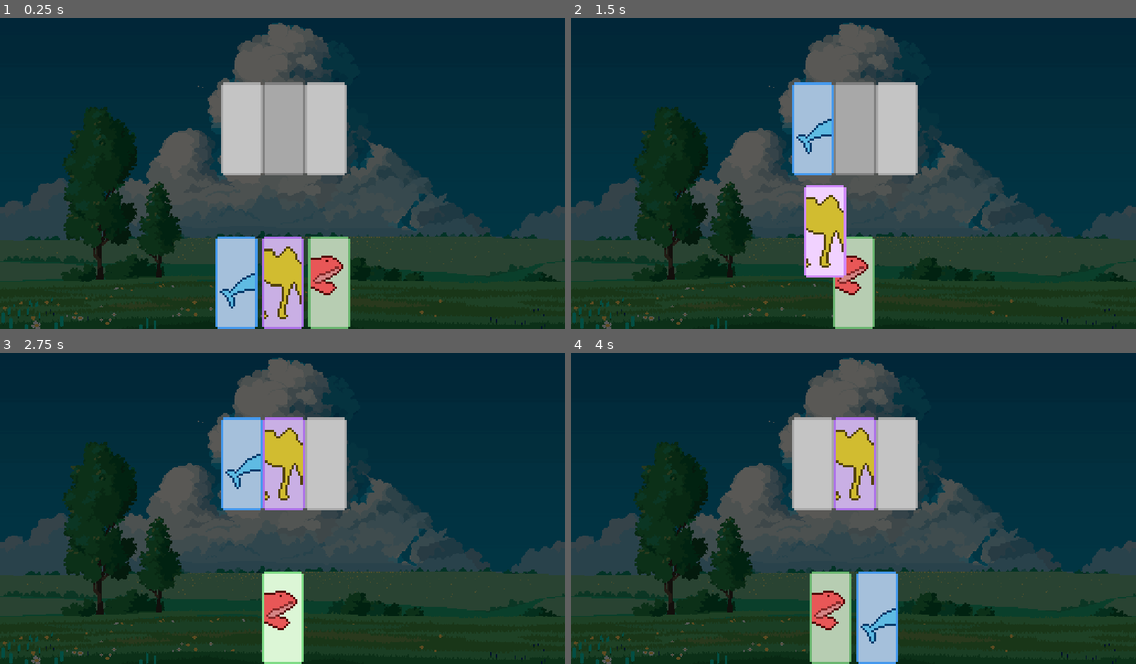
Above: before the commit, frames 1-4 (two rows, left to right).
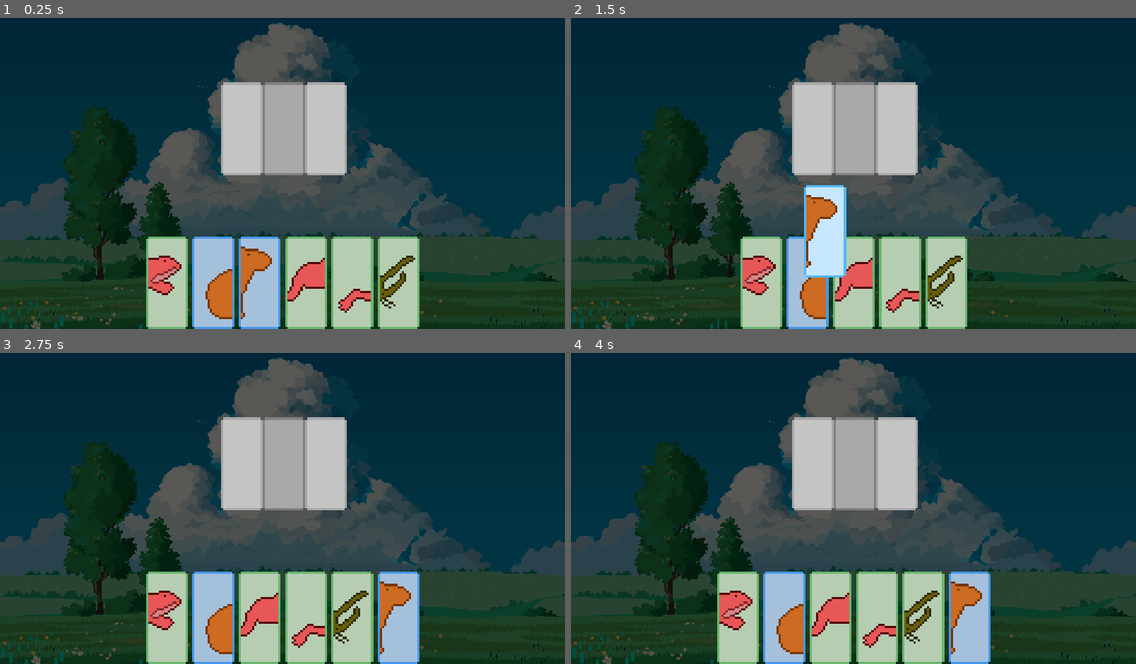
Above: after the commit, the same moments.

Repository: brianyyang/critteria
Game: Godot game, scene res://scenes/contest/contest.tscn
Two runs of this game, one before a commit and one after it. Both use one fixed random seed, a clock stepped at 60 frames per second and the inputs below.
Inputs (mouse positions are in pixels of both pictures, inside the frame that each line leads up to):
- Up to frame 1 (0.25 s): no input
- Up to frame 2 (1.5 s): tap Enter at 0.5 s; drag from (808, 282) to (813, 129) at 0.52 s; tap Space at 1.25 s; drag from (830, 282) to (813, 129) at 1.27 s
- Up to frame 3 (2.75 s): move the mouse to (282, 617) at 2.02 s; hold Right mouse button (right_mouse) from 2.03 s (still down); click (282, 617) at 2.3 s
- Up to frame 4 (4 s): release Right mouse button (right_mouse) at 2.75 s; tap Enter at 2.75 s; drag from (813, 464) to (684, 458) at 2.77 s; drag from (853, 464) to (881, 505) at 3.52 s

The runs differ from the first frame. In frame 1, 12% of the frame differs, in the area x 25-75%, y 70-100%; in frame 2, 13%; in frame 3, 18%, in the area x 25-75%, y 20-100%; in frame 4, 14%.

Commit message:
Implement part swapping and card pile resource

Diff:
--- a/resources/animals/animal.gd
+++ b/resources/animals/animal.gd
@@ -14,8 +14,9 @@
 }
 
 @export var animal_type: Type
+@export var rarity: Rarity
+@export_group("Stats")
 @export var power: int
 @export var speed: int
 @export var endurance: int
 @export var swim: int
-@export var rarity: Rarity
--- a/resources/animals/beetle.tres
+++ b/resources/animals/beetle.tres
@@ -5,6 +5,7 @@
 [resource]
 script = ExtResource("1_kpsql")
 animal_type = 2
+rarity = 0
 power = 2
 speed = -1
 endurance = 1
--- /dev/null
+++ b/resources/card_pile/card_pile.gd
@@ -0,0 +1,31 @@
+class_name CardPile
+extends Resource
+
+signal card_pile_size_changed(new_pile_size: int)
+
+@export var cards: Array[AnimalPart] = []
+
+func is_empty() -> bool:
+	return cards.is_empty()
+
+func draw_card() -> AnimalPart:
+	var card = cards.pop_front()
+	card_pile_size_changed.emit(cards.size())
+	return card
+
+func add_card(card: AnimalPart) -> void:
+	cards.append(card)
+	card_pile_size_changed.emit(cards.size())
+
+func shuffle() -> void:
+	cards.shuffle()
+
+func clear() -> void:
+	cards.clear()
+	card_pile_size_changed.emit(0)
+
+func _to_string() -> String:
+	var _card_strings: PackedStringArray = []
+	for i in range(cards.size()):
+		_card_strings.append("%s: %s" % [i + 1, cards[i].id])
+	return "\n".join(_card_strings)
--- /dev/null
+++ b/resources/card_pile/starting_deck.tres
@@ -0,0 +1,18 @@
+[gd_resource type="Resource" script_class="CardPile" load_steps=12 format=3 uid="uid://ti2ppfpyxicj"]
+
+[ext_resource type="Script" uid="uid://b0dry3sjhfi2" path="res://resources/animals/parts/animal_part.gd" id="1_7wumh"]
+[ext_resource type="Resource" uid="uid://oicawx1d0bxf" path="res://resources/animals/parts/beetle_head.tres" id="2_so8hc"]
+[ext_resource type="Resource" uid="uid://cwrxnyqxvbmph" path="res://resources/animals/parts/beetle_lower.tres" id="3_cavyf"]
+[ext_resource type="Resource" uid="uid://bqe2mohl61haf" path="res://resources/animals/parts/beetle_torso.tres" id="4_gwa4k"]
+[ext_resource type="Resource" uid="uid://ddop764tb24l1" path="res://resources/animals/parts/capybara_head.tres" id="5_hvm0r"]
+[ext_resource type="Resource" uid="uid://d0md7nfqvy36i" path="res://resources/animals/parts/capybara_lower.tres" id="6_jeu7l"]
+[ext_resource type="Resource" uid="uid://d07b1vabbmpc8" path="res://resources/animals/parts/capybara_torso.tres" id="7_gffq4"]
+[ext_resource type="Resource" uid="uid://cis3yao0x75gb" path="res://resources/animals/parts/frog_head.tres" id="8_mi6kj"]
+[ext_resource type="Resource" uid="uid://d4a3v7exxhy45" path="res://resources/animals/parts/frog_lower.tres" id="9_ryls1"]
+[ext_resource type="Resource" uid="uid://6qadxi7ohg25" path="res://resources/animals/parts/frog_torso.tres" id="10_4pvrb"]
+[ext_resource type="Script" uid="uid://b8h2tjxlud6o7" path="res://resources/card_pile/card_pile.gd" id="11_3o765"]
+
+[resource]
+script = ExtResource("11_3o765")
+cards = Array[ExtResource("1_7wumh")]([ExtResource("2_so8hc"), ExtResource("3_cavyf"), ExtResource("4_gwa4k"), ExtResource("5_hvm0r"), ExtResource("6_jeu7l"), ExtResource("7_gffq4"), ExtResource("8_mi6kj"), ExtResource("9_ryls1"), ExtResource("10_4pvrb")])
+metadata/_custom_type_script = "uid://b8h2tjxlud6o7"
--- a/scenes/contest/contest.tscn
+++ b/scenes/contest/contest.tscn
@@ -1,12 +1,15 @@
-[gd_scene load_steps=8 format=3 uid="uid://cw31bqkdsxw7u"]
+[gd_scene load_steps=11 format=3 uid="uid://cw31bqkdsxw7u"]
 
 [ext_resource type="Texture2D" uid="uid://bpigqxmdjkhk5" path="res://assets/backgrounds/nature_5/orig.png" id="1_bo2eo"]
 [ext_resource type="PackedScene" uid="uid://dc2nw2w335ql" path="res://scenes/card/body_part_ui.tscn" id="2_rqxsh"]
-[ext_resource type="Resource" uid="uid://c5ty6itlg8hf3" path="res://resources/animals/parts/dolphin_lower.tres" id="3_mpf2u"]
 [ext_resource type="Script" uid="uid://cfw4ywbh3agh2" path="res://scripts/hand.gd" id="3_ofswt"]
-[ext_resource type="Resource" uid="uid://cy82lmofif0ao" path="res://resources/animals/parts/camel_torso.tres" id="4_4vqkc"]
 [ext_resource type="Resource" uid="uid://cis3yao0x75gb" path="res://resources/animals/parts/frog_head.tres" id="4_ok10d"]
+[ext_resource type="Resource" uid="uid://d07b1vabbmpc8" path="res://resources/animals/parts/capybara_torso.tres" id="6_0c21u"]
 [ext_resource type="PackedScene" uid="uid://c4lwvrgypfgym" path="res://scenes/card/animal_combo.tscn" id="6_4vqkc"]
+[ext_resource type="Resource" uid="uid://ddop764tb24l1" path="res://resources/animals/parts/capybara_head.tres" id="7_vwaq6"]
+[ext_resource type="Resource" uid="uid://6qadxi7ohg25" path="res://resources/animals/parts/frog_torso.tres" id="8_0c21u"]
+[ext_resource type="Resource" uid="uid://d4a3v7exxhy45" path="res://resources/animals/parts/frog_lower.tres" id="9_njt0i"]
+[ext_resource type="Resource" uid="uid://oicawx1d0bxf" path="res://resources/animals/parts/beetle_head.tres" id="10_8k85i"]
 
 [node name="Contest" type="Node2D"]
 
@@ -44,14 +47,26 @@
 layout_mode = 2
 size_flags_horizontal = 4
 size_flags_vertical = 4
-animal_part = ExtResource("3_mpf2u")
+animal_part = ExtResource("4_ok10d")
 
 [node name="BodyPartUI2" parent="ContestUI/Hand" instance=ExtResource("2_rqxsh")]
 layout_mode = 2
 size_flags_vertical = 4
-animal_part = ExtResource("4_4vqkc")
+animal_part = ExtResource("6_0c21u")
 
 [node name="BodyPartUI3" parent="ContestUI/Hand" instance=ExtResource("2_rqxsh")]
 layout_mode = 2
 size_flags_vertical = 4
-animal_part = ExtResource("4_ok10d")
+animal_part = ExtResource("7_vwaq6")
+
+[node name="BodyPartUI4" parent="ContestUI/Hand" instance=ExtResource("2_rqxsh")]
+layout_mode = 2
+animal_part = ExtResource("8_0c21u")
+
+[node name="BodyPartUI5" parent="ContestUI/Hand" instance=ExtResource("2_rqxsh")]
+layout_mode = 2
+animal_part = ExtResource("9_njt0i")
+
+[node name="BodyPartUI6" parent="ContestUI/Hand" instance=ExtResource("2_rqxsh")]
+layout_mode = 2
+animal_part = ExtResource("10_8k85i")
--- a/scripts/body_drop_area.gd
+++ b/scripts/body_drop_area.gd
@@ -2,6 +2,9 @@
 extends Area2D
 
 @export var hovered_sprite: Sprite2D
+
+var occupied := false
+var card_in_area: BodyPartUI
 
 func _on_body_part_entered(area: Area2D) -> void:
 	hovered_sprite.visible = true
--- a/scripts/card_states/card_dragging_state.gd
+++ b/scripts/card_states/card_dragging_state.gd
@@ -28,4 +28,11 @@
 		if body_part_ui.target_drop_points.is_empty():
 			transition_requested.emit(self, CardState.State.Base)
 		else:
-			transition_requested.emit(self, CardState.State.Released)
+			if not body_part_ui.target_drop_points.is_empty():
+				var drop_area = body_part_ui.target_drop_points.get(0) as BodyDropArea
+				handle_drop_in_area(drop_area)
+
+func handle_drop_in_area(drop_area: BodyDropArea) -> void:
+	if drop_area.occupied:
+		drop_area.card_in_area.card_state_machine.reset_state()
+	transition_requested.emit(self, CardState.State.Released)
--- a/scripts/card_states/card_released_state.gd
+++ b/scripts/card_states/card_released_state.gd
@@ -3,13 +3,17 @@
 
 const CARD_SPRITE_OFFSET = Vector2(BodyPartUI.CARD_SPRITE_WIDTH, BodyPartUI.CARD_SPRITE_HEIGHT)
 var in_combo_area: bool
+var combo_area: BodyDropArea
 
 func enter() -> void:
 	in_combo_area = false
 	if not body_part_ui.target_drop_points.is_empty():
 		in_combo_area = true
-		var drop_area = body_part_ui.target_drop_points.get(0)
+		var drop_area = body_part_ui.target_drop_points.get(0) as BodyDropArea
+		drop_area.occupied = true
+		drop_area.card_in_area = body_part_ui
 		body_part_ui.position = drop_area.global_position - CARD_SPRITE_OFFSET
+		combo_area = drop_area
 
 func on_input(_event: InputEvent) -> void:
 	if in_combo_area:
@@ -19,6 +23,10 @@
 func on_gui_input(event: InputEvent) -> void:
 	if in_combo_area:
 		if event.is_action_pressed("left_mouse"):
+			in_combo_area = false
+			combo_area.occupied = false
+			combo_area.card_in_area = null
+			combo_area = null
 			body_part_ui.pivot_offset = body_part_ui.get_global_mouse_position() - body_part_ui.global_position
 			transition_requested.emit(self, CardState.State.Clicked)
 	else:
--- a/scripts/card_states/card_state_machine.gd
+++ b/scripts/card_states/card_state_machine.gd
@@ -46,3 +46,6 @@
 
 	new_state.enter()
 	current_state = new_state
+
+func reset_state() -> void:
+	current_state.transition_requested.emit(current_state, CardState.State.Base)
Not shown, added: resources/card_pile/card_pile.gd.uid
